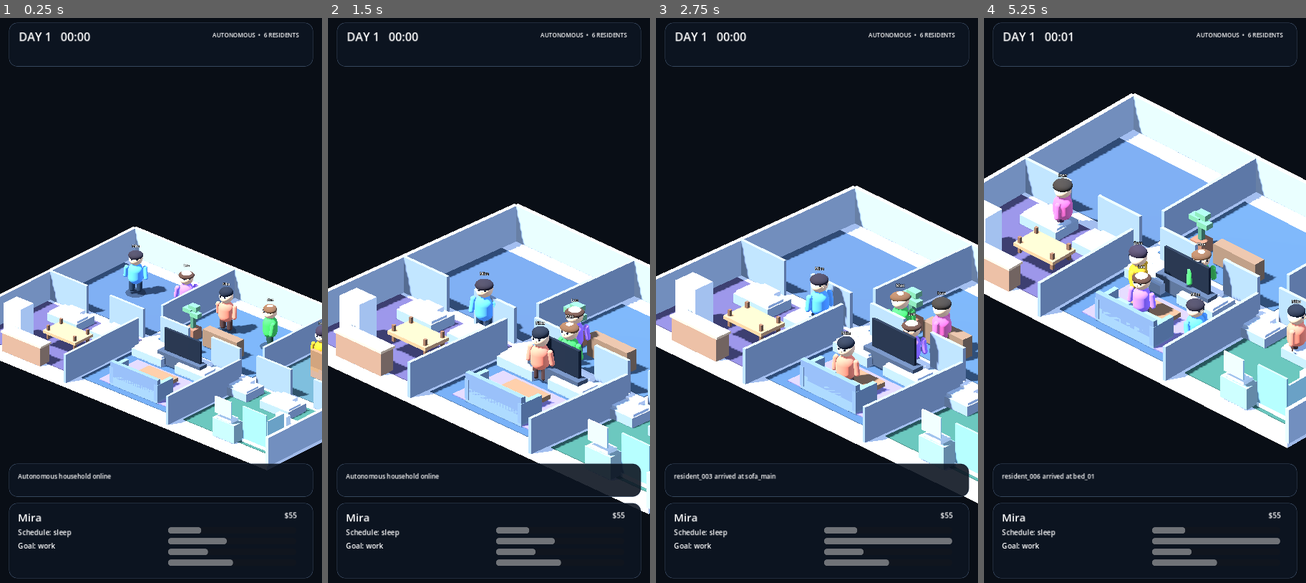
Above: before the commit, frames 1-4 (left to right).
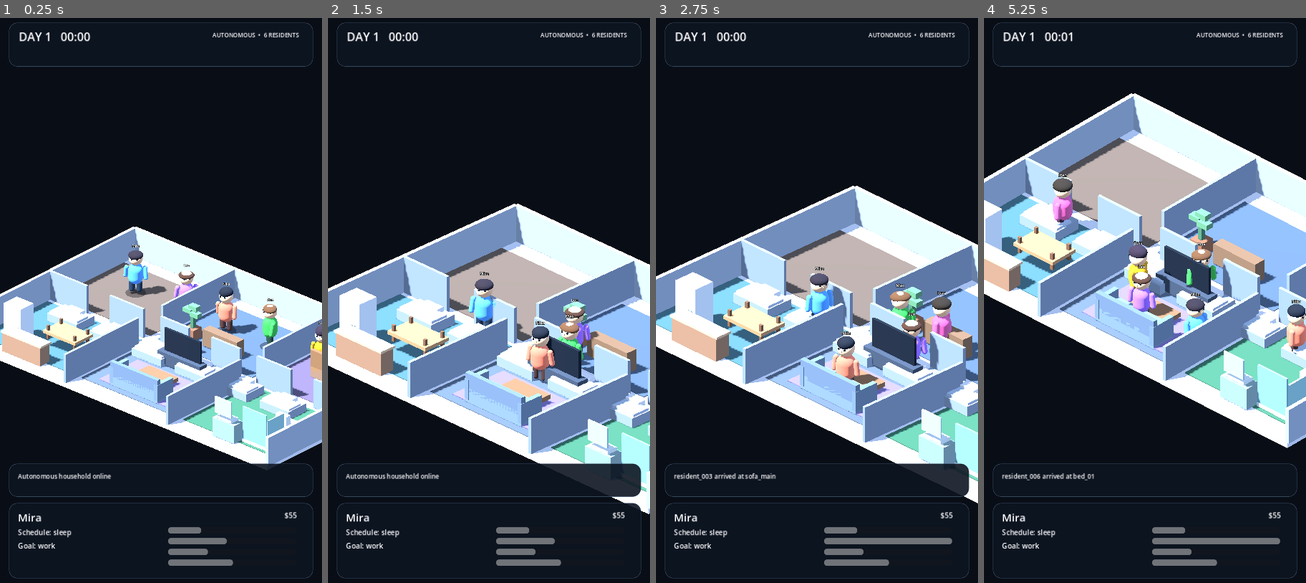
Above: after the commit, the same moments.

Repository: motomotoo2001-maker/lifebox-live
Game: Godot game, scene res://scenes/debug/visual_showcase.tscn
The game is run twice, just before and just after one commit, with the same random seed, the same clock (stepped at 60 frames per second) and the same inputs. The project has no main scene, so this scene is started directly.
Inputs:
- Up to frame 1 (0.25 s): no input
- Up to frame 2 (1.5 s): no input
- Up to frame 3 (2.75 s): no input
- Up to frame 4 (5.25 s): no input

The runs differ from the first frame. In frame 1, 3.5% of the frame differs, in the area x 0-100%, y 43-77%; in frame 2, 5.0%; in frame 3, 5.4%; in frame 4, 7.3%, in the area x 4-100%, y 21-72%.

Commit message:
feat: warm room palettes for visual readability

Diff:
--- a/scripts/presentation/world/household_blockout.gd
+++ b/scripts/presentation/world/household_blockout.gd
@@ -37,12 +37,12 @@
 		return
 
 	var room_colors: Array[Color] = [
-		Color("40566f"),
-		Color("405b73"),
-		Color("405f65"),
-		Color("51496b"),
-		Color("3d5872"),
-		Color("356456"),
+		Color("66594f"),
+		Color("4d6177"),
+		Color("655a75"),
+		Color("487078"),
+		Color("596878"),
+		Color("3e7259"),
 	]
 	var room_names := [
 		&"Kitchen",
